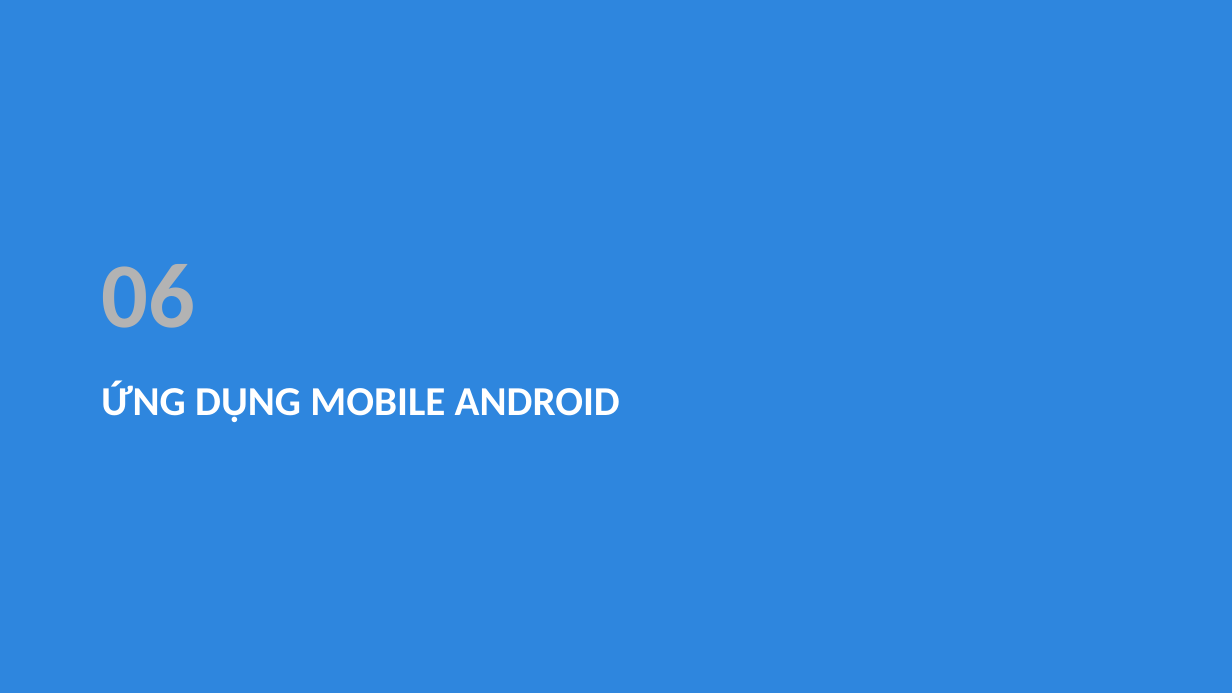
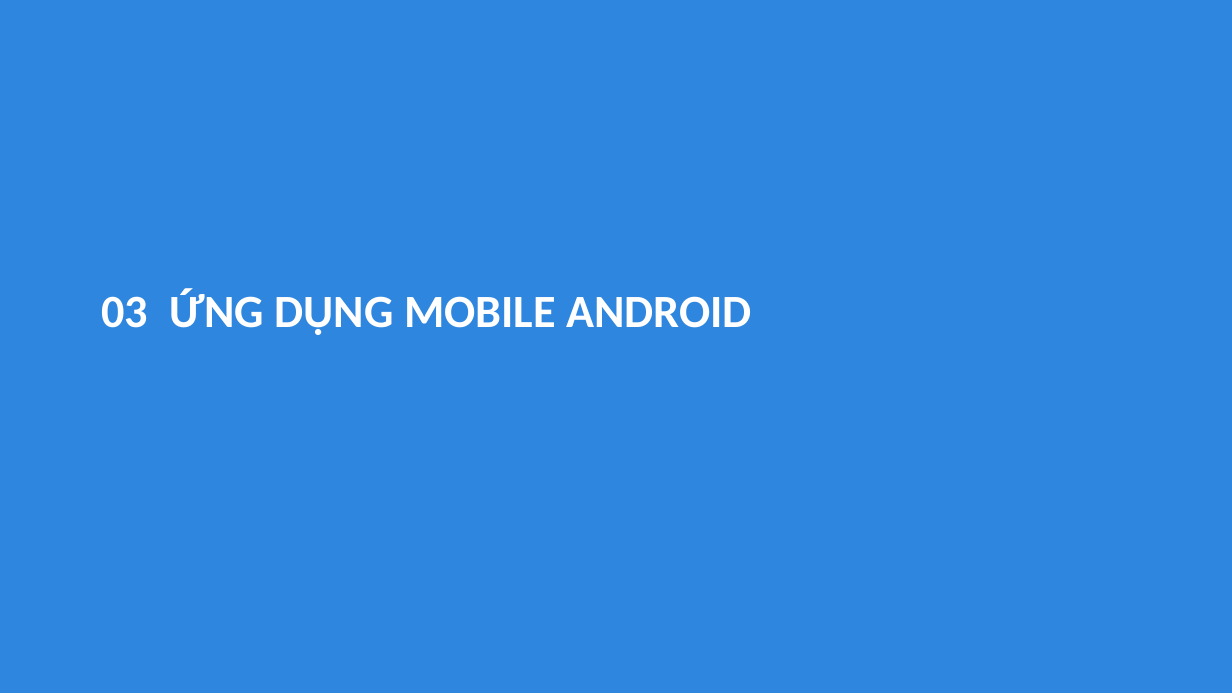
Before and after one commit to simasangggg/smartvn-report, a slide deck: slide 10 of SmartVN-Slides.pptx (slide 25 before the commit). Drawn at 1232x693 pixels with LibreOffice and Linux fonts; fonts in the diff are those of the drawing. Boxes give left, top, right and bottom in pixels: in the first picture for what was removed or moved away, otherwise in the second. Text is boxed around its words. In the diff, an @@ line names an element or a change of style, - is before the commit and + after.

Commit message:
refactor: Giảm slide xuống 23, tập trung Mobile
- Gộp 42 slides → 23 slides (gọn hơn, dễ trình bày)
- Mở rộng phần Mobile (6 slides): Login, Product, Cart/Checkout, Profile/Orders
- Giảm phần lý thuyết, tập trung demo UI + features
- Mỗi slide Mobile có ảnh screenshot + mô tả tính năng

```diff
--- a/SmartVN-Slides.pptx
+++ b/SmartVN-Slides.pptx
@@ text removed at (101, 264, 195, 328) @@
-06
@@ text at (101, 289, 752, 335): text changed; size 32 to 36 pt @@
-ỨNG DỤNG MOBILE ANDROID
+03 ỨNG DỤNG MOBILE ANDROID
```
Also in this commit, not shown: 15 other slides changed, 7 slides added, 26 slides removed, 1 other file.
